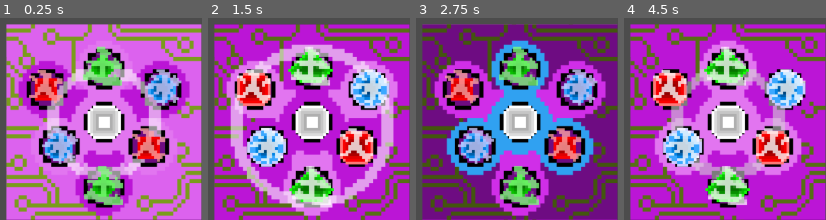
Above: before the commit, frames 1-4 (left to right).
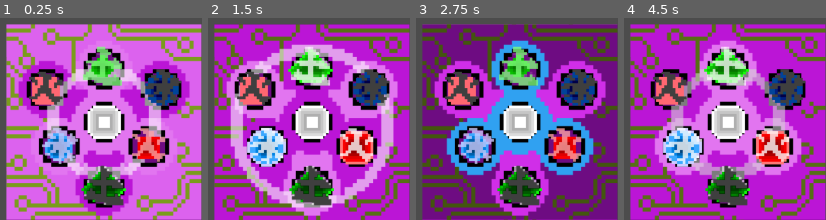
Above: after the commit, the same moments.

Repository: NathanielGet/CyberDragonYokaiCycle
Game: Godot game, scene res://Minigame.tscn
Same seed, same stepped clock (60 frames per second), same inputs: the game is played once before the commit and once after it.
Inputs (mouse positions are in pixels of both pictures, inside the frame that each line leads up to):
- Up to frame 1 (0.25 s): no input
- Up to frame 2 (1.5 s): move the mouse to (313, 123) at 0.52 s; press the mouse at (313, 123) at 0.53 s; move the mouse to (357, 147) at 1.27 s; release the mouse at (357, 147) at 1.28 s; click (357, 147) at 1.35 s
- Up to frame 3 (2.75 s): move the mouse to (474, 147) at 2.02 s; press the mouse at (474, 147) at 2.03 s
- Up to frame 4 (4.5 s): move the mouse to (727, 66) at 2.77 s; release the mouse at (727, 66) at 2.78 s; click (727, 66) at 2.85 s; move the mouse to (670, 88) at 3.52 s; press the mouse at (670, 88) at 3.53 s; move the mouse to (727, 185) at 4.27 s; release the mouse at (727, 185) at 4.28 s; click (727, 185) at 4.35 s

The runs differ from the first frame. In frame 1, 7.4% of the frame differs, in the area x 14-91%, y 25-94%; in frame 2, 8.2%; in frame 3, 7.3%; in frame 4, 8.2%.

Commit message:
Deactivated sprites

Diff:
--- a/GMTK2021/Minigame.tscn
+++ b/GMTK2021/Minigame.tscn
@@ -9,6 +9,9 @@
 [ext_resource path="res://Sprites/Slot_BLUE_SCALED.png" type="Texture" id=7]
 [ext_resource path="res://Sprites/WIRE_SCALED.png" type="Texture" id=8]
 [ext_resource path="res://Sprites/Minigame_UI_SCALED.png" type="Texture" id=9]
+[ext_resource path="res://Sprites/deactivedred.png" type="Texture" id=10]
+[ext_resource path="res://Sprites/deactivedgreen.png" type="Texture" id=11]
+[ext_resource path="res://Sprites/deactivedblue.png" type="Texture" id=12]
 
 [sub_resource type="AtlasTexture" id=1]
 flags = 4
@@ -310,6 +313,11 @@
 "loop": true,
 "name": "default",
 "speed": 14.0
+}, {
+"frames": [ ExtResource( 10 ) ],
+"loop": true,
+"name": "deactivated",
+"speed": 5.0
 } ]
 
 [sub_resource type="CircleShape2D" id=59]
@@ -356,6 +364,11 @@
 "loop": true,
 "name": "default",
 "speed": 14.0
+}, {
+"frames": [ ExtResource( 12 ) ],
+"loop": true,
+"name": "deactivated",
+"speed": 5.0
 } ]
 
 [sub_resource type="CircleShape2D" id=68]
@@ -402,6 +415,11 @@
 "loop": true,
 "name": "default",
 "speed": 14.0
+}, {
+"frames": [ ExtResource( 11 ) ],
+"loop": true,
+"name": "deactivated",
+"speed": 5.0
 } ]
 
 [sub_resource type="CircleShape2D" id=77]
--- a/GMTK2021/Port.gd
+++ b/GMTK2021/Port.gd
@@ -18,3 +18,10 @@
 
 func send_port():
 	emit_signal("port_hovered", self)
+
+
+func deactivate():
+	$Sprite.set_animation("deactivated")
+
+func activate():
+	$Sprite.set_animation("default")
--- a/GMTK2021/Wire.gd
+++ b/GMTK2021/Wire.gd
@@ -17,6 +17,7 @@
 	clear_points()
 	scaleOffset = get_node("..").scale
 	connect("load_ammo", self, "testAmmoSignal")
+	get_tree().call_group("outerNodes", "deactivate")
 
 
 
@@ -33,6 +34,8 @@
 		elif Input.is_action_pressed("click") and mouseOver == true:
 			if validConnection:
 				spinInner()
+				get_tree().call_group("outerNodes", "deactivate")
+				get_tree().call_group("innerNodes", "activate")
 				validConnection = false
 			visitedNodes[0] = lastNodeEntered
 			if lastNodeEntered.nodeRing == "center":
@@ -59,6 +62,8 @@
 				lineStarted = true
 			elif visitedNodes[0] == lastNodeEntered:
 				connectionStage = 1
+				get_tree().call_group("innerNodes", "activate")
+				get_tree().call_group("outerNodes", "deactivate")
 
 			#while get_point_count() > length:
 			#	remove_point(0)
@@ -92,6 +97,11 @@
 			add_point(visitedNodes[1].position)
 			connectionStage = 2
 			spinOuter()
+			get_tree().call_group("outerNodes", "activate")
+			get_tree().call_group_flags(2, "innerNodes", "deactivate")
+			visitedNodes[1].activate()
+
+
 		else:
 			clear_points()
 	elif connectionStage == 2:
@@ -103,6 +113,8 @@
 			add_point(visitedNodes[2].position)
 			connectionStage = 1
 			validConnection = true
+			get_tree().call_group_flags(2, "outerNodes", "deactivate")
+			visitedNodes[2].activate()
 			emit_signal("load_ammo", visitedNodes[1].nodeColor)
 		else:
 			remove_point(2)
@@ -127,5 +139,6 @@
 	for i in range(0, innerNodes.size()):
 		innerNodes[i].position = nodePositions[i]
 
+
 func testAmmoSignal(ammo):
 	print("Loaded ammo type: ", ammo)
Not shown: 1 places in GMTK2021/Minigame.tscn that only renumber resources
Binary file added: GMTK2021/Sprites/deactivedblue.png
Not shown, added: GMTK2021/Sprites/deactivedblue.png.import
Binary file added: GMTK2021/Sprites/deactivedgreen.png
Not shown, added: GMTK2021/Sprites/deactivedgreen.png.import
Binary file added: GMTK2021/Sprites/deactivedred.png
Not shown, added: GMTK2021/Sprites/deactivedred.png.import
